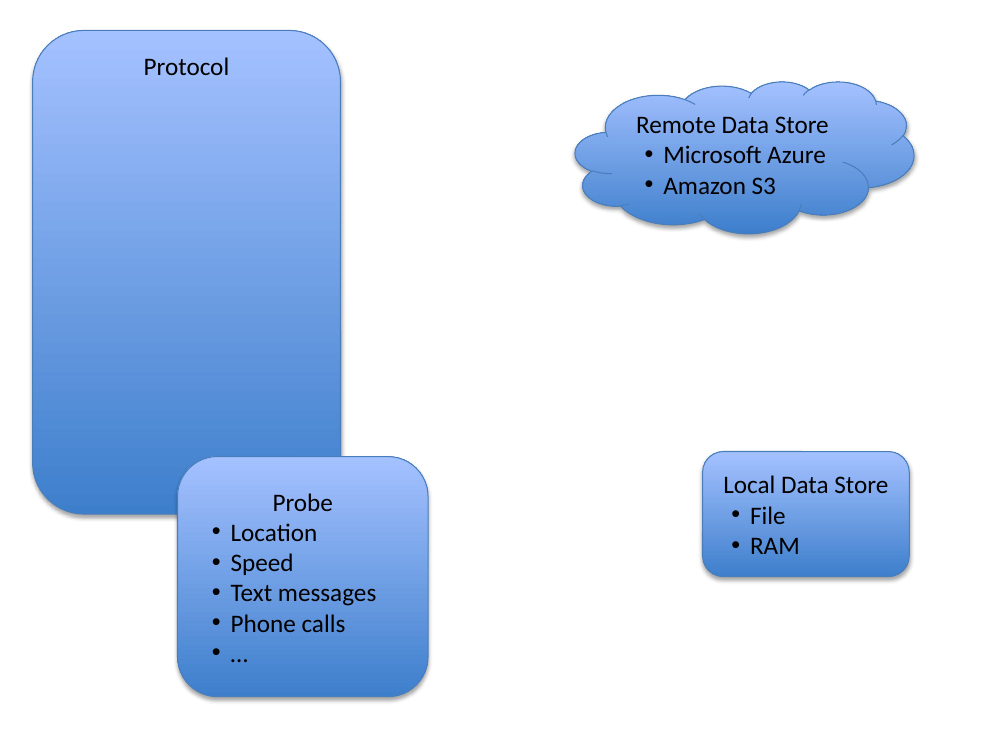
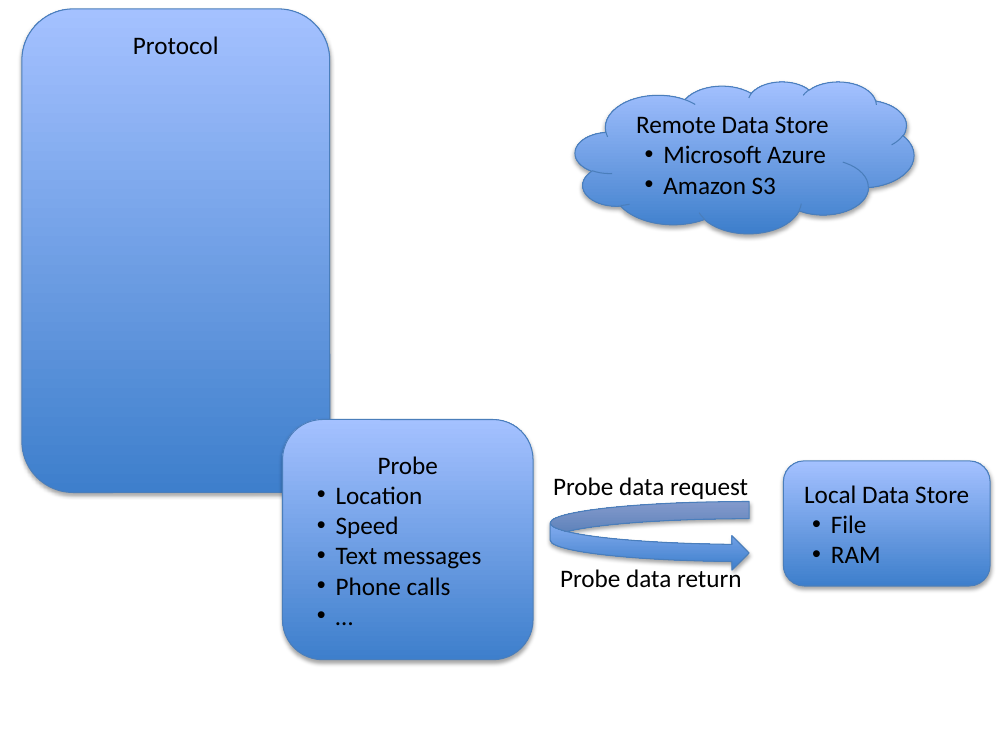
Before and after one commit to predictive-technology-laboratory/sensus, a slide deck: slide 1 of Architecture.pptx. Drawn at 1008x756 pixels with LibreOffice and Linux fonts; fonts in the diff are those of the drawing. Boxes give left, top, right and bottom in pixels: in the first picture for what was removed or moved away, otherwise in the second. Text is boxed around its words. In the diff, an @@ line names an element or a change of style, - is before the commit and + after.

Commit message:
Updated arch

```diff
--- a/Architecture.pptx
+++ b/Architecture.pptx
@@ rounded rectangle "Protocol": place and size @@
-rounded rectangle "Protocol" at (32,30,340,514)
+rounded rectangle "Protocol" at (22,9,330,493)
@@ rounded rectangle "Probe": place and size @@
-rounded rectangle "Probe" at (177,457,428,697)
+rounded rectangle "Probe" at (282,419,533,659)
@@ text added at (553,477,748,499), 18 pt, text #000000 @@
+Probe data request
@@ rounded rectangle "Local Data Store": place and size @@
-rounded rectangle "Local Data Store" at (703,452,909,577)
+rounded rectangle "Local Data Store" at (783,461,990,586)
@@ curved right arrow added at (550,502,749,571), fill gradient #3F80CE to #A4C4FF, outline #4B7EBC 0.75 pt @@
@@ text added at (560,567,742,587), 18 pt, text #000000 @@
+Probe data return
```
